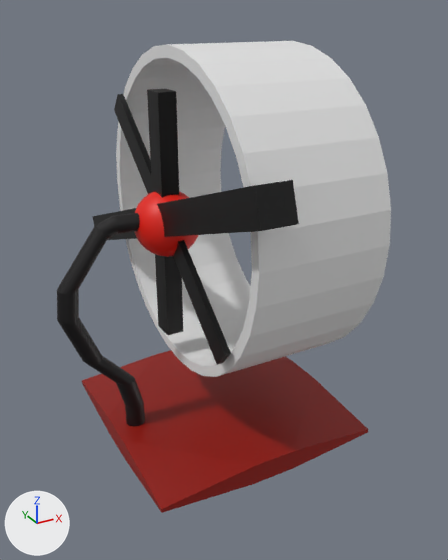
The glTF model public/ratWheel.glb as it was, and as the next commit left it.
Both versions are drawn from a 50 mm camera at (-3.32, -5.24, 4.32) aimed at (-0.54, -0.17, 1.78). The axes (+X, +Y, +Z) are drawn at lower left. The lights are the same throughout. Where no turn or scale is listed for an object, it has been applied to the vertices. Vertices at the same position are counted once.

The first picture shows 'Cube', 'Cylinder', 'Sphere', 'Stick1', 'Stick2', 'Stick3', 'wheel'.
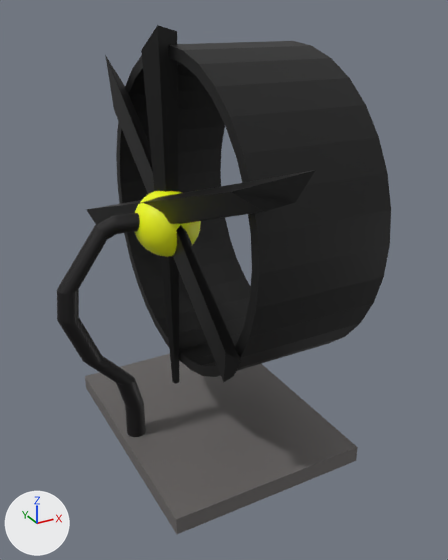
The newer file is also turned or shifted as a whole; pictures and numbers use the older file's frame.

Changed parts and their boxes [x1, y1, x2, y2] in the pictures (448 x 560 px):
'wheel', recoloured (grey to black): [116, 41, 391, 377] in both
'Cube', reshaped (11% taller): before [82, 350, 368, 513]; after [85, 353, 358, 534]
'rim', added (black): after [86, 25, 316, 384]
    faces in mat_material_005 (black #000000): [141, 25, 179, 384]
    faces in mat_material_006 (black #000000): [105, 55, 241, 382]
    faces in mat_material_004 (black #000000): [86, 170, 316, 225]
    faces in mat_material_003 (yellow #f6ff00): [135, 191, 201, 257]
'Stick3', deleted (black): before [93, 180, 299, 240]
'Stick1', deleted (black): before [147, 89, 183, 335]
'Stick2', deleted (black): before [114, 94, 231, 365]
'Sphere', deleted (red): before [135, 192, 198, 257]

The change in detail:
Material 'Material.003' (mat_material_003) changes colour from red #e71700 to yellow #f6ff00; in linear values from (0.801, 0.00877, 0.0) to (0.922, 1.0, 0.0).
Material 'Material.007' (mat_material_007) is new.
Its base color is (0.139, 0.129, 0.126) (dark grey #686563).
Material 'Material.008' (mat_material_008) is new.
Its base color is (0.0, 0.0, 0.0) (black #000000).
me_circle has 128 vertices, 256 faces and spans x -0.66..0.66, y -1.57..1.57, z -1.57..1.57.
me_circle now uses material mat_material_008 (black #000000).
me_cube_001 is used by ob_cube; location (-0.52, 0.04, 0.13).
me_cube_001 had 24 vertices, 44 faces and spanned x -1.21..1.21, y -1.21..1.21, z -0.11..0.11.
me_cube_001 no longer uses material mat_material_002 (red #910f00).
me_cube_001 now has 8 vertices, 12 faces and spans x -1.13..0.96, y -1.34..1.37, z -0.21..-0.03.
me_cube_001 part 1: the whole mesh is rebuilt.
me_cube_001 now uses material mat_material_007 (dark grey #686563).
Mesh me_sphere_1 is new.
It has 506 vertices, 996 faces and spans x -0.33..0.33, y -2.14..2.21, z -1.85..1.77.
Faces by material slot: [960, 12, 12, 12].
It uses material mat_material_003 (yellow #f6ff00).
It uses material mat_material_005 (black #000000).
It uses material mat_material_004 (black #000000).
It uses material mat_material_006 (black #000000).
Object 'Sphere' (ob_sphere) is deleted.
Object 'Stick1' (ob_stick1) is deleted.
Object 'Stick3' (ob_stick3) is deleted.
Object 'Stick2' (ob_stick2) is deleted.
Object 'rim' (ob_rim) is new; it shows me_sphere_1.
Its location is (-1.04, 0.04, 2.41).
